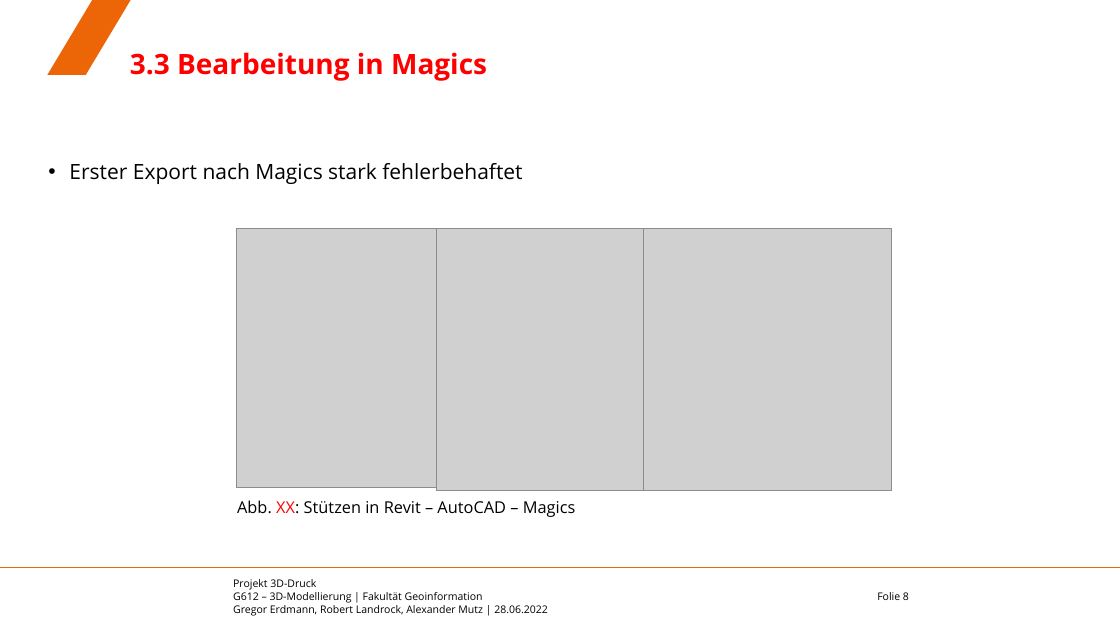
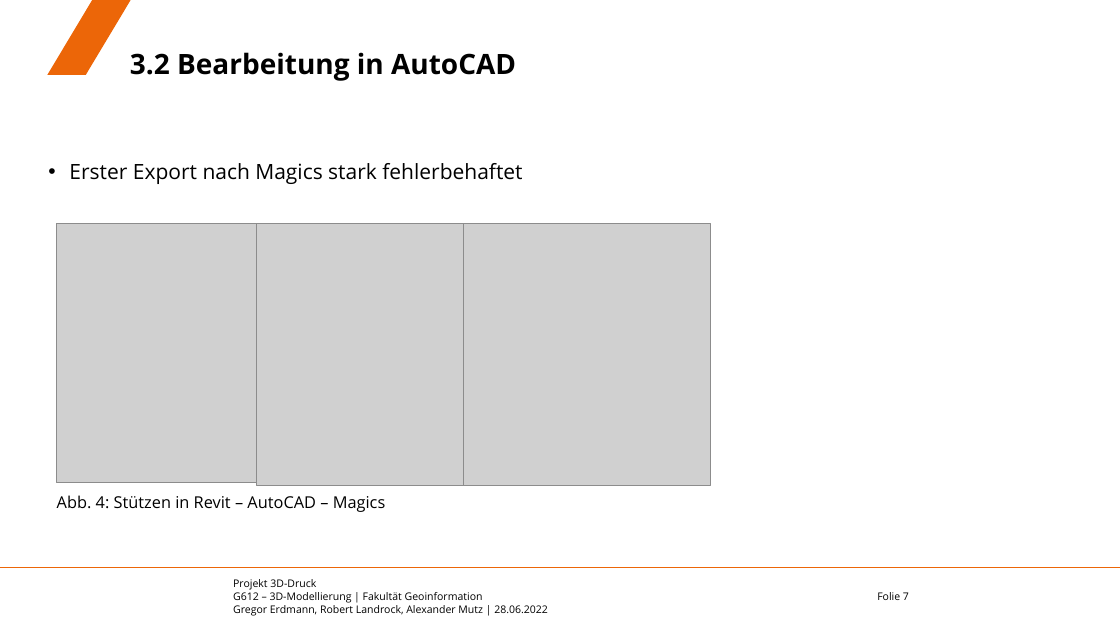
Before and after one commit to eamutz/LGS_print, a slide deck: slide 7 of Endvortrag.pptx (slide 8 before the commit). Drawn at 1120x630 pixels with LibreOffice and Linux fonts; fonts in the diff are those of the drawing; grey boxes stand for pictures; background and template pictures are left out. Boxes give left, top, right and bottom in pixels: in the first picture for what was removed or moved away, otherwise in the second. Text is boxed around its words. In the diff, an @@ line names an element or a change of style, - is before the commit and + after.

```diff
--- a/Endvortrag.pptx
+++ b/Endvortrag.pptx
@@ title at box(130, 52, 516, 81): text changed; text colour #FF0000 to #000000 @@
-3.3 Bearbeitung in Magics
+3.2 Bearbeitung in AutoCAD
@@ 3 pictures: place and size @@
-3 pictures at box(237, 229, 891, 491)
+3 pictures at box(56, 223, 712, 486)
@@ text at box(57, 495, 386, 512): text changed @@
-Abb. XX: Stützen in Revit – AutoCAD – Magics
+Abb. 4: Stützen in Revit – AutoCAD – Magics
@@ page number at box(877, 592, 909, 600): text changed @@
-Folie 8
+Folie 7
```
Also in this commit, not shown: 7 other slides changed, 9 slides added, 2 slides removed.
